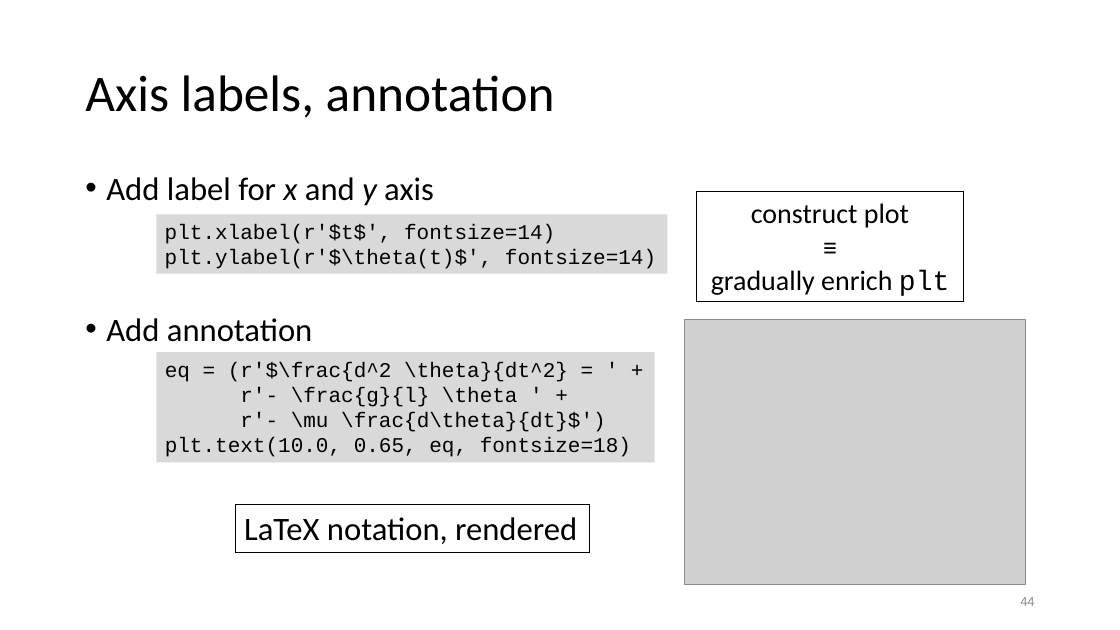
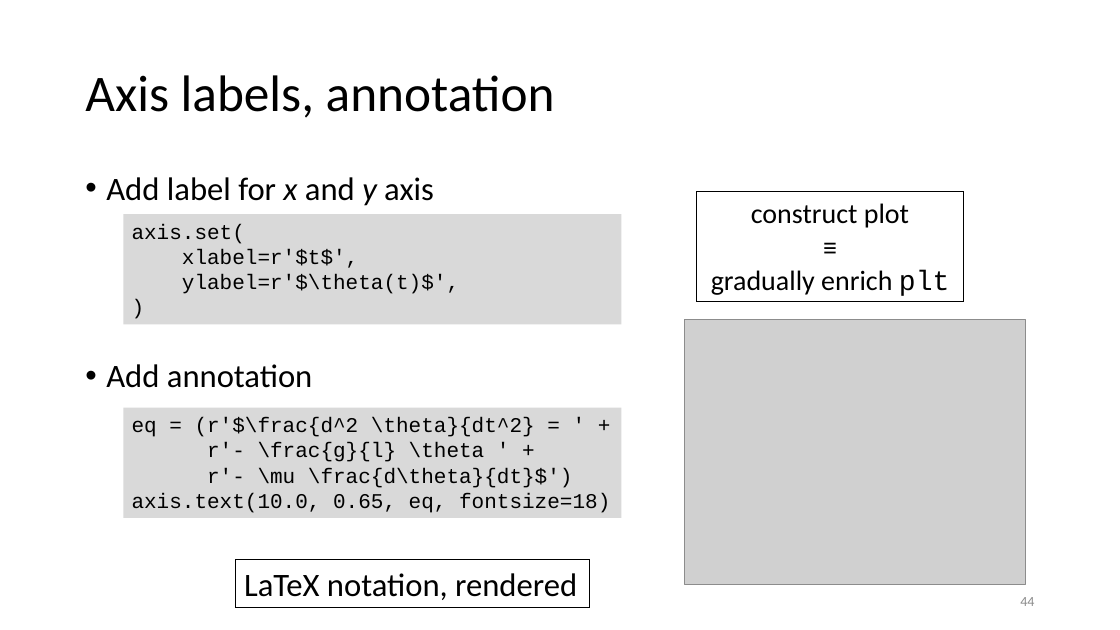
Before and after one commit to gjbex/Scientific-Python, a slide deck: slide 44 of scientific_python.pptx. Drawn at 1120x630 pixels with LibreOffice and Linux fonts; fonts in the diff are those of the drawing; grey boxes stand for pictures. Boxes give left, top, right and bottom in pixels: in the first picture for what was removed or moved away, otherwise in the second. Text is boxed around its words. In the diff, an @@ line names an element or a change of style, - is before the commit and + after.

```diff
--- a/scientific_python.pptx
+++ b/scientific_python.pptx
@@ text "Add label for x and ..." rewrapped from [106,177,434,342] to [106,177,434,388] @@
@@ rectangle "axis.set(": place and size @@
-rectangle "axis.set(" at [156,214,667,274]
+rectangle "axis.set(" at [124,214,622,324]
@@ text in rectangle at [132,224,459,294]: text changed @@
-plt.xlabel(r'$t$', fontsize=14)
-plt.ylabel(r'$\theta(t)$', fontsize=14)
+axis.set(
+xlabel=r'$t$',
+ylabel=r'$\theta(t)$',
+)
@@ rectangle "eq = (r'$\frac{d^2 \theta}{dt^2} = ...": place and size @@
-rectangle "eq = (r'$\frac{d^2 \theta}{dt^2} = ..." at [156,352,655,462]
+rectangle "eq = (r'$\frac{d^2 \theta}{dt^2} = ..." at [124,408,622,518]
@@ text in rectangle at [132,493,610,513]: text changed @@
-plt.text(10.0, 0.65, eq, fontsize=18)
+axis.text(10.0, 0.65, eq, fontsize=18)
@@ rectangle "LaTeX notation, rendered": place and size @@
-rectangle "LaTeX notation, rendered" at [236,504,590,552]
+rectangle "LaTeX notation, rendered" at [236,560,590,607]
```
Also in this commit, not shown: 5 other slides changed, 9 other files.
